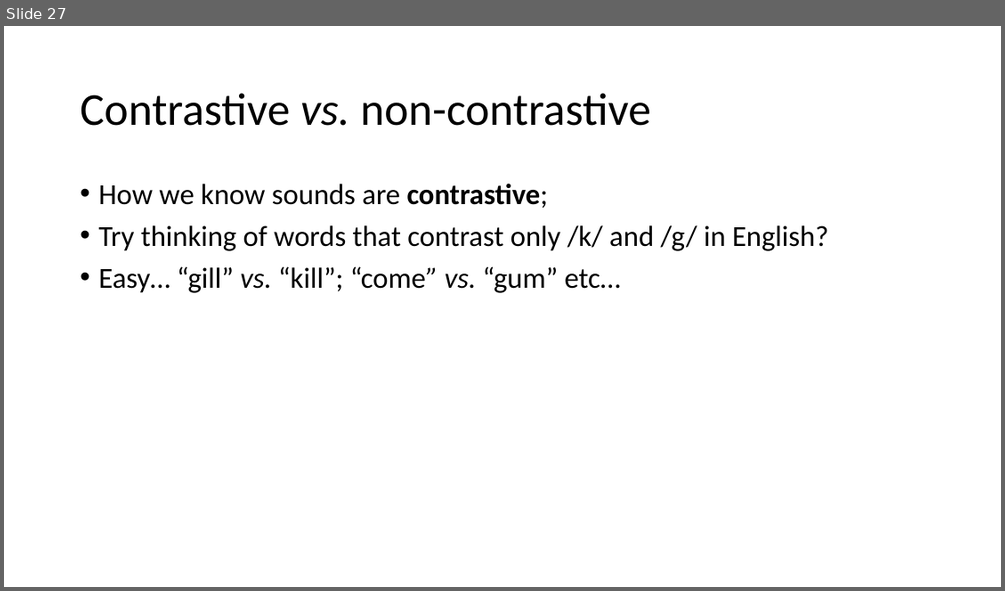
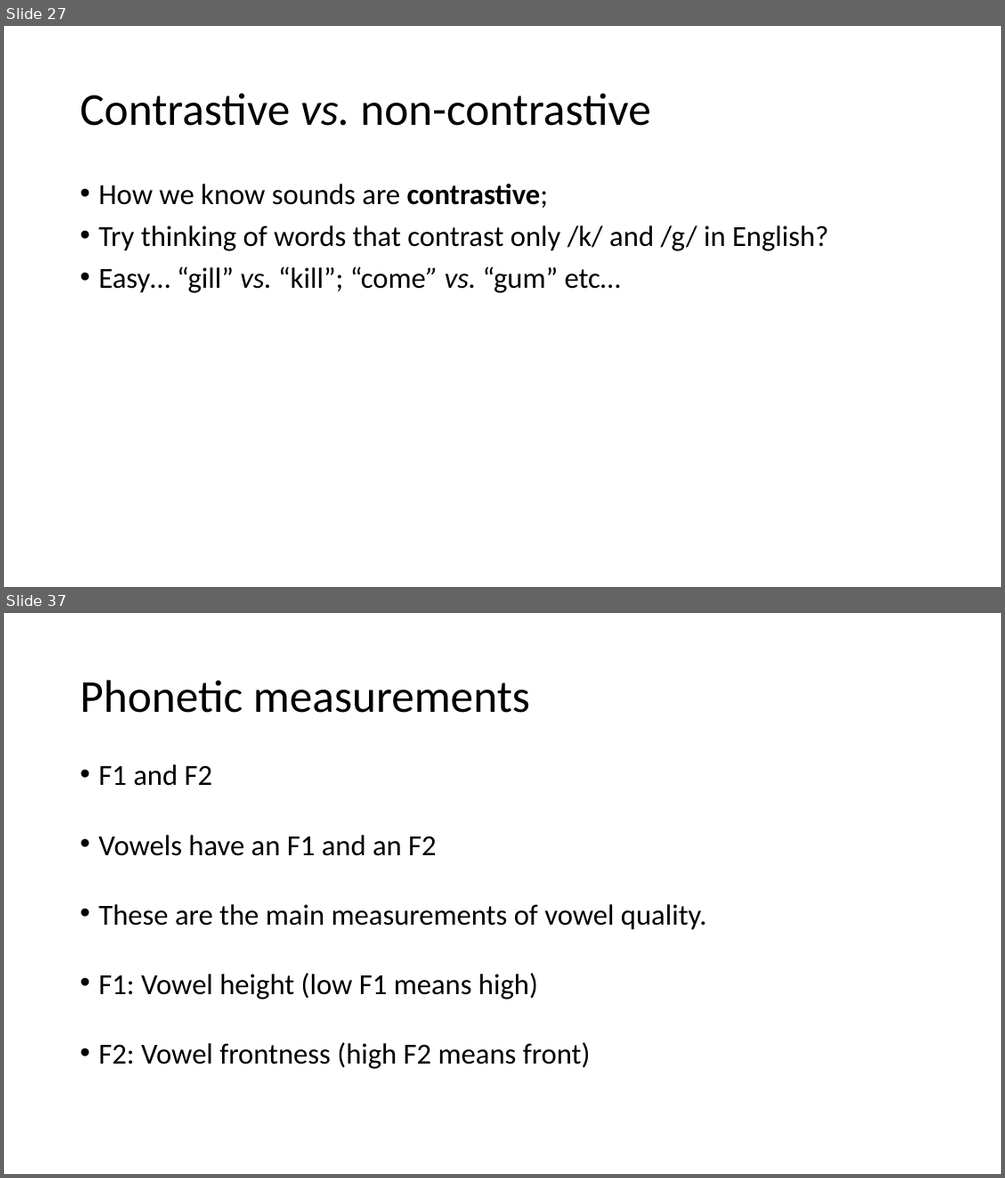
Before and after one commit to ajrtallman/Corpus_Linguistics_FSU_2023-2024, a slide deck: 03_lectures/CorpusLinguistics_2023_11_03.odp. Shown one above the other, each under a label of ours: slide 27 before the commit, slides 27 and 37 after it; the slides between them are not shown. The pictures are 1005x591 and 1005x1178 pixels, drawn with LibreOffice and Linux fonts; fonts in the diff are those of the drawing. Boxes give left, top, right and bottom in pixels: in the first picture for what was removed or moved away, otherwise in the second. Text is boxed around its words. In the diff, an @@ line names an element or a change of style, - is before the commit and + after.

```diff
--- a/03_lectures/CorpusLinguistics_2023_11_03.odp
+++ b/03_lectures/CorpusLinguistics_2023_11_03.odp
@@ slide 37 added at (4,613,1001,1174), background #FFFFFF @@
@@ title added at (80,680,530,713), 44 pt, text #000000 @@
+Phonetic measurements
@@ text added at (98,764,707,1069), 28 pt, text #000000 @@
+• F1 and F2
+• Vowels have an F1 and an F2
+• These are the main measurements of vowel quality.
+• F1: Vowel height (low F1 means high)
+• F2: Vowel frontness (high F2 means front)
```
Also in this commit, not shown: 1 slide changed, 12 other slides added.
